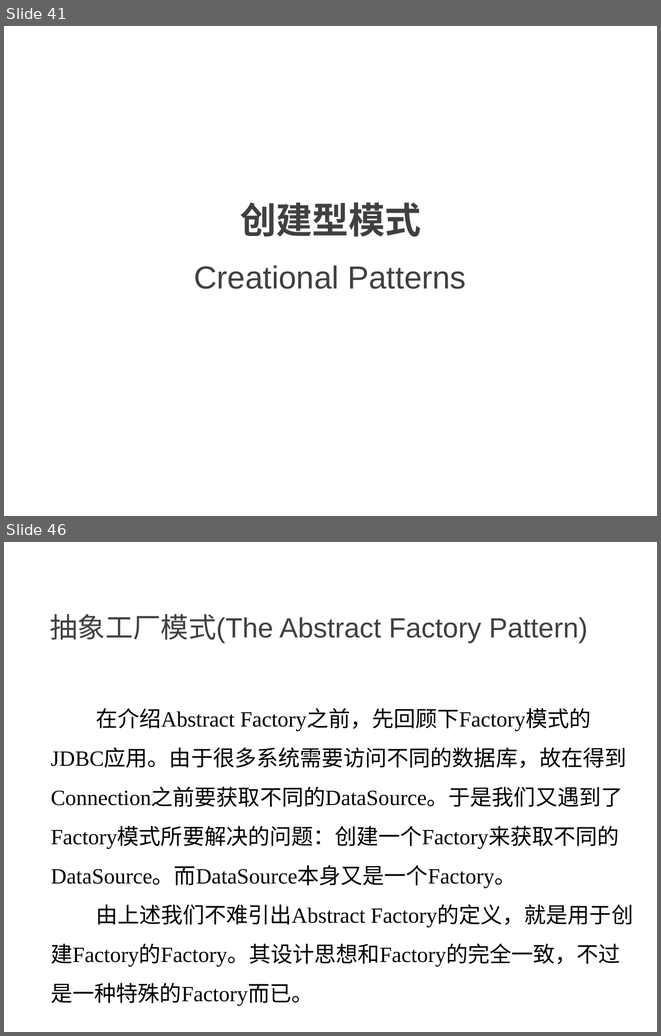
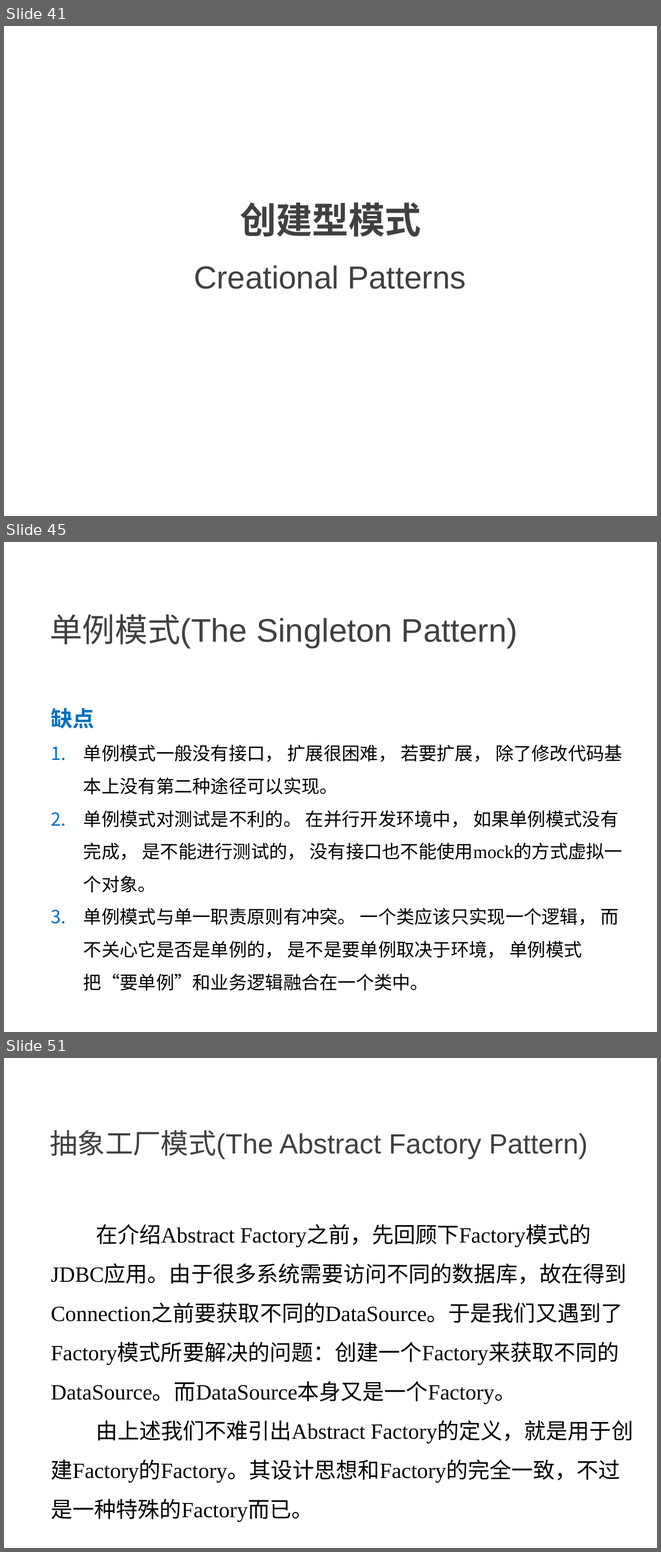
Before and after one commit to NewGr8Player/My-PPT, a slide deck: Design pattern/23种设计模式详解.pptx. Shown one above the other, each under a label of ours: slides 41 and 46 before the commit, slides 41, 45 and 51 after it; the slides between them are not shown. The pictures are 661x1036 and 661x1552 pixels, drawn with LibreOffice and Linux fonts; fonts in the diff are those of the drawing. Boxes give left, top, right and bottom in pixels: in the first picture for what was removed or moved away, otherwise in the second. Text is boxed around its words. In the diff, an @@ line names an element or a change of style, - is before the commit and + after.

Commit message:
Add 单例模式

```diff
--- a/Design pattern/23种设计模式详解.pptx
+++ b/Design pattern/23种设计模式详解.pptx
@@ slide 45 added at [4, 542, 657, 1032], background #FFFFFF @@
@@ text added at [50, 614, 518, 649], 36 pt, text #404040 @@
+单例模式(The Singleton Pattern)
@@ text added at [51, 708, 623, 990], 20 pt, text #000000 @@
+缺点
+1. 单例模式一般没有接口， 扩展很困难， 若要扩展， 除了修改代码基本上没有第二种途径可以实现。
+2. 单例模式对测试是不利的。 在并行开发环境中， 如果单例模式没有完成， 是不能进行测试的， 没有接口也不能使用mock的方式虚拟一个对象。
+3. 单例模式与单一职责原则有冲突。 一个类应该只实现一个逻辑， 而不关心它是否是单例的， 是不是要单例取决于环境， 单例模式把“要单例”和业务逻辑融合在一个类中。
@@ what was slide 46 is now slide 51 @@
```
Also in this commit, not shown: 4 slides changed, 4 other slides added.
